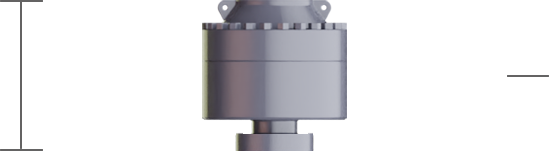
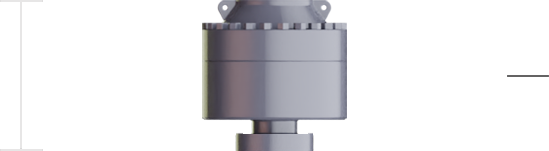
Two versions of the same layered image (549x151). Layer-by-layer changes:
renamed "Layer 1" to "height lines-light", moved it above "height lines", painted on it over (0, 0, 43, 151)
renamed "Layer 2" to "height lines", hid it, painted on it over (0, 0, 43, 151)
